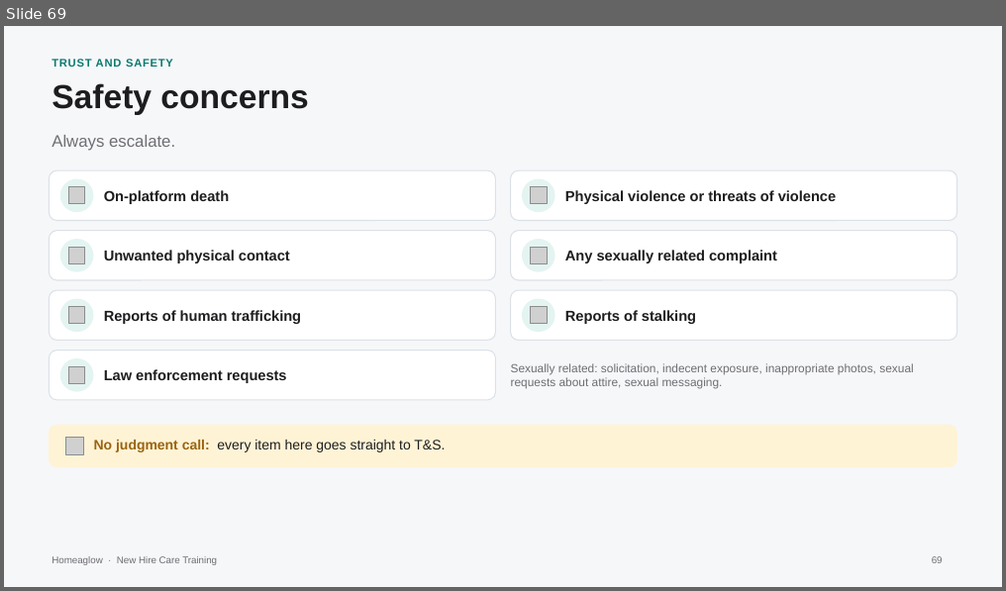
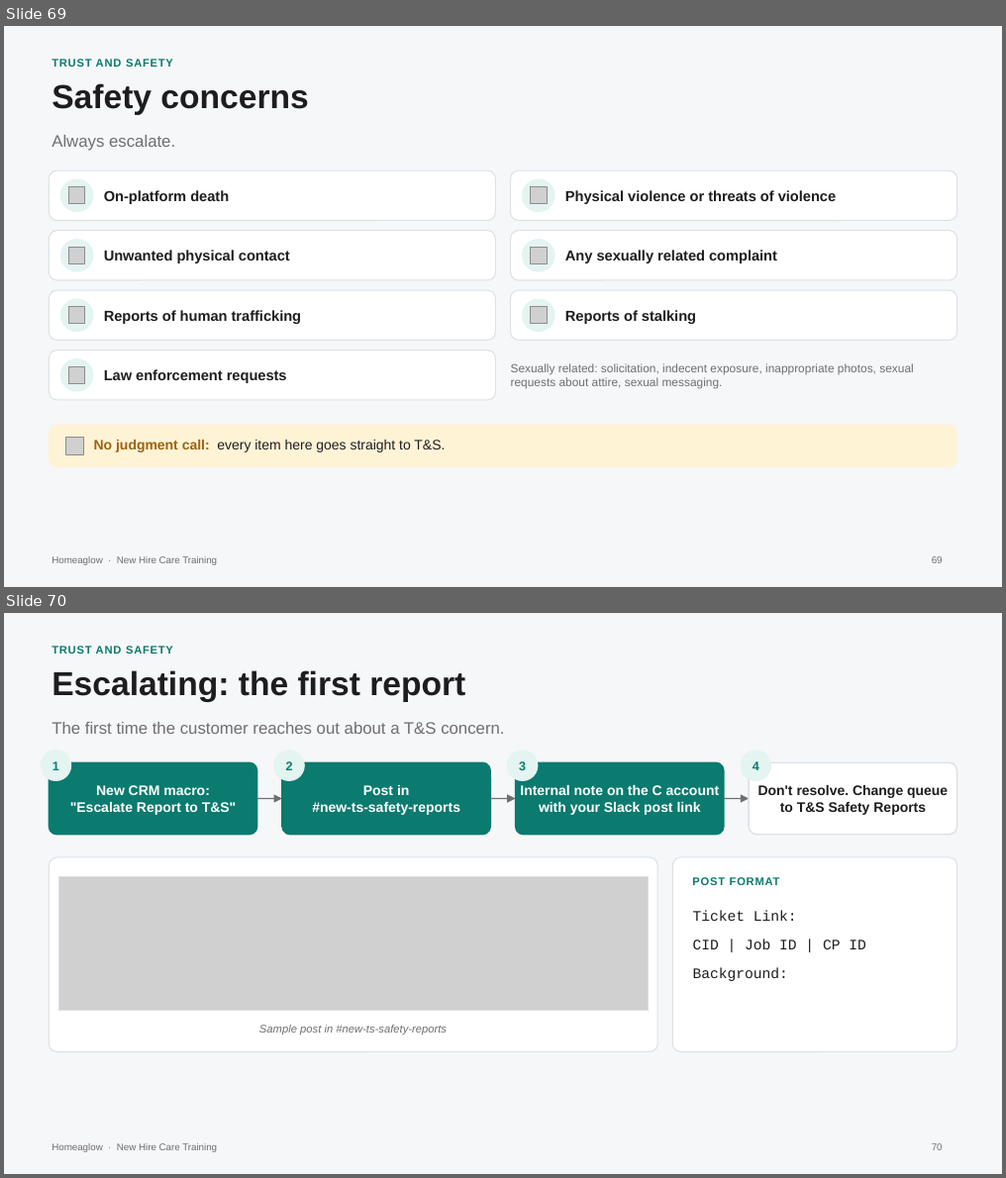
Before and after one commit to anjulimichelle/training, a slide deck: billing-disputes/billing-disputes-cash-payments.pptx. Shown one above the other, each under a label of ours: slide 69 before the commit, slides 69 and 70 after it. The pictures are 1006x591 and 1006x1178 pixels, drawn with LibreOffice and Linux fonts; fonts in the diff are those of the drawing; grey boxes stand for pictures. Boxes give left, top, right and bottom in pixels: in the first picture for what was removed or moved away, otherwise in the second. Text is boxed around its words. In the diff, an @@ line names an element or a change of style, - is before the commit and + after.

```diff
--- a/billing-disputes/billing-disputes-cash-payments.pptx
+++ b/billing-disputes/billing-disputes-cash-payments.pptx
@@ slide 70 added at (4,613,1002,1174), background #F6F7F9; not listed: 1 template element that a slide beside it also shows @@
@@ text added at (52,646,173,654), 8 pt, text #0B7A6F, bold @@
+TRUST AND SAFETY
@@ text added at (52,670,465,702), 24 pt, text #1D1D1F, bold @@
+Escalating: the first report
@@ text added at (52,722,504,734), 12 pt, text #6E6E73 @@
+The first time the customer reaches out about a T&S concern.
@@ ellipse added at (41,751,71,780), fill #E3F4F1, outline #E3F4F1 1 pt @@
@@ ellipse added at (274,751,304,780), fill #E3F4F1, outline #E3F4F1 1 pt @@
@@ ellipse added at (507,751,537,780), fill #E3F4F1, outline #E3F4F1 1 pt @@
@@ ellipse added at (741,751,770,780), fill #E3F4F1, outline #E3F4F1 1 pt @@
@@ rounded rectangle added at (49,762,257,835), fill #0B7A6F, outline #0B7A6F 1 pt @@
@@ text added at (53,761,59,770), 9 pt, text #0B7A6F, bold @@
+1
@@ text added at (70,785,237,815), 10 pt, text #FFFFFF, bold @@
+New CRM macro:
+"Escalate Report to T&S"
@@ rounded rectangle added at (282,762,491,835), fill #0B7A6F, outline #0B7A6F 1 pt @@
@@ text added at (286,761,293,770), 9 pt, text #0B7A6F, bold @@
+2
@@ text added at (312,785,460,815), 10 pt, text #FFFFFF, bold @@
+Post in
+#new-ts-safety-reports
@@ rounded rectangle added at (515,762,724,835), fill #0B7A6F, outline #0B7A6F 1 pt @@
@@ text added at (519,761,526,770), 9 pt, text #0B7A6F, bold @@
+3
@@ text added at (520,785,720,815), 10 pt, text #FFFFFF, bold @@
+Internal note on the C account
+with your Slack post link
@@ rounded rectangle added at (748,762,957,835), fill #FFFFFF, outline #DCE1E7 1 pt @@
@@ text added at (752,761,759,770), 9 pt, text #0B7A6F, bold @@
+4
@@ text added at (758,785,947,815), 10 pt, text #1D1D1F, bold @@
+Don't resolve. Change queue
+to T&S Safety Reports
@@ arrow added from (257, 798) to (282, 798), #6E6E73 1 pt @@
@@ arrow added from (491, 798) to (515, 798), #6E6E73 1 pt @@
@@ arrow added from (724, 798) to (748, 798), #6E6E73 1 pt @@
@@ rounded rectangle added at (49,858,657,1053), fill #FFFFFF, outline #DCE1E7 0.75 pt @@
@@ picture added at (58,876,648,1010) @@
@@ rectangle added at (58,876,648,1010), outline #DCE1E7 0.5 pt @@
@@ rounded rectangle added at (672,858,957,1053), fill #FFFFFF, outline #DCE1E7 0.75 pt @@
@@ text added at (692,877,780,885), 8 pt, text #0B7A6F, bold @@
+POST FORMAT
@@ text added at (693,911,866,981), 10.5 pt, text #1D1D1F @@
+Ticket Link:
+CID | Job ID | CP ID
+Background:
@@ text added at (259,1025,447,1035), 8 pt, text #6E6E73, italic @@
+Sample post in #new-ts-safety-reports
@@ page number added at (932,1144,943,1151), 7 pt, text #6E6E73 @@
+70
```
Also in this commit, not shown: 1 other slide added, 4 other files.
